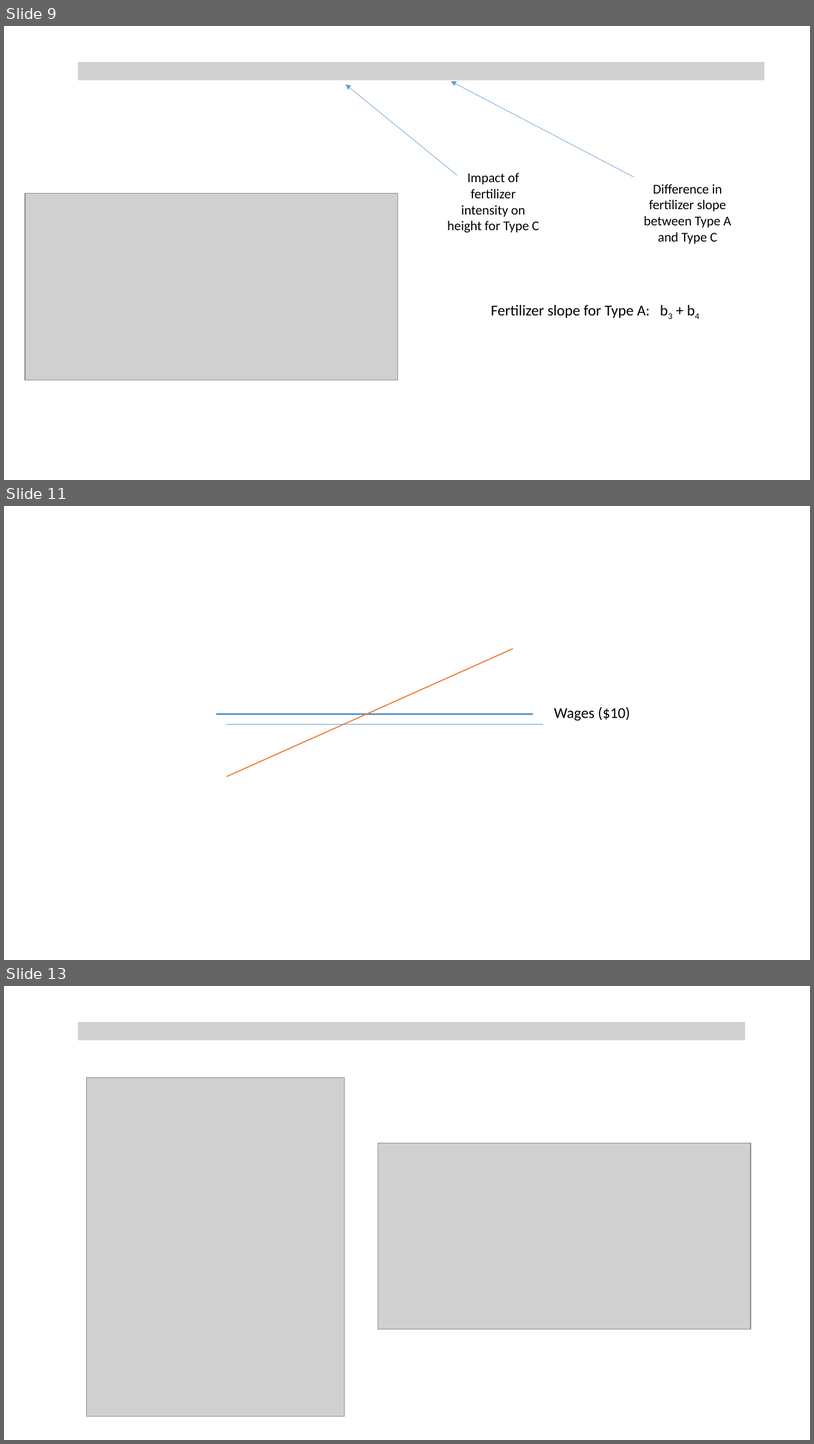
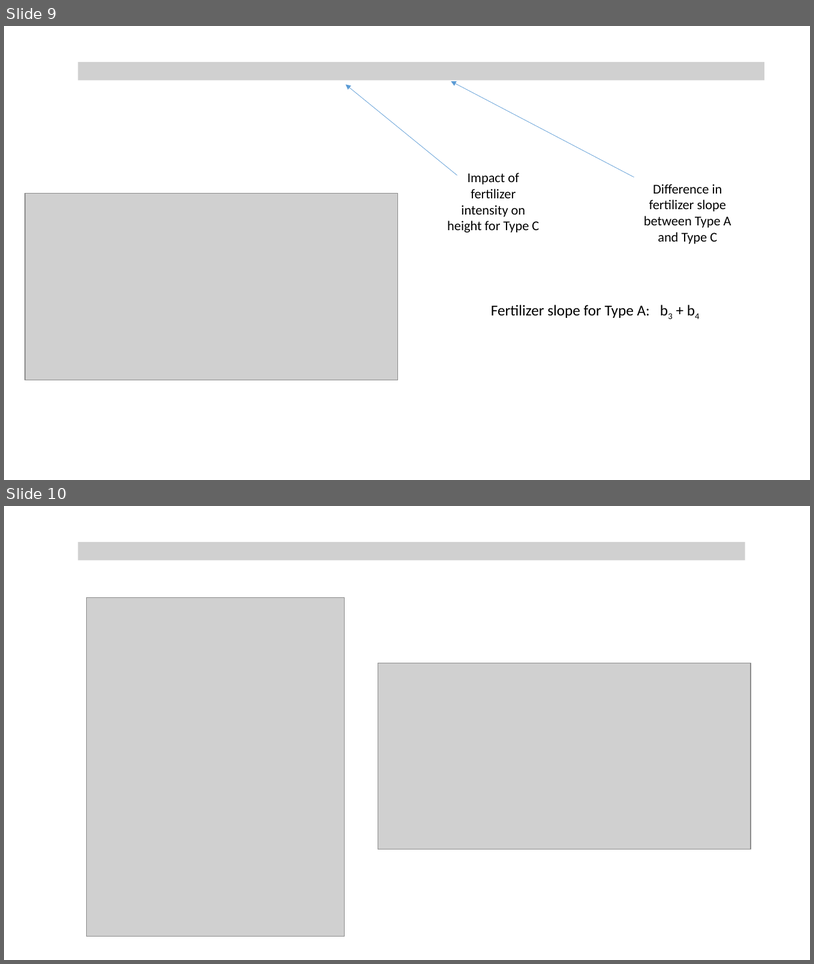
Before and after one commit to Watts-College/cpp-524-fall-2021, a slide deck: lectures/CPP-523/p-08-dummy-variables.pptx. Shown one above the other, each under a label of ours: slides 9, 11 and 13 before the commit, slides 9 and 10 after it; the slides between them are not shown. The pictures are 814x1444 and 814x964 pixels, drawn with LibreOffice and Linux fonts; fonts in the diff are those of the drawing; grey boxes stand for pictures. Boxes give left, top, right and bottom in pixels: in the first picture for what was removed or moved away, otherwise in the second. Text is boxed around its words. In the diff, an @@ line names an element or a change of style, - is before the commit and + after.

```diff
--- a/lectures/CPP-523/p-08-dummy-variables.pptx
+++ b/lectures/CPP-523/p-08-dummy-variables.pptx
@@ slide 11 removed at (x1=4, y1=506, x2=810, y2=960), background #FFFFFF @@
@@ line removed from (227, 777) to (513, 649) @@
@@ line removed from (216, 714) to (534, 714) @@
@@ text removed at (x1=554, y1=706, x2=630, y2=721) @@
-Wages ($10)
@@ line removed from (227, 724) to (543, 724) @@
@@ what was slide 13 is now slide 10 @@
```
Also in this commit, not shown: 2 other slides removed, 6 other files.
